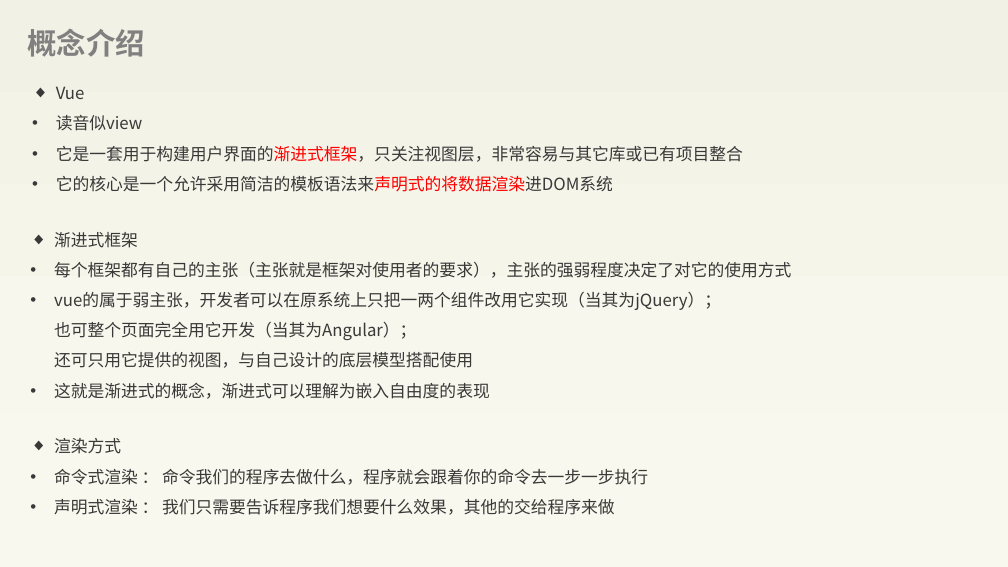
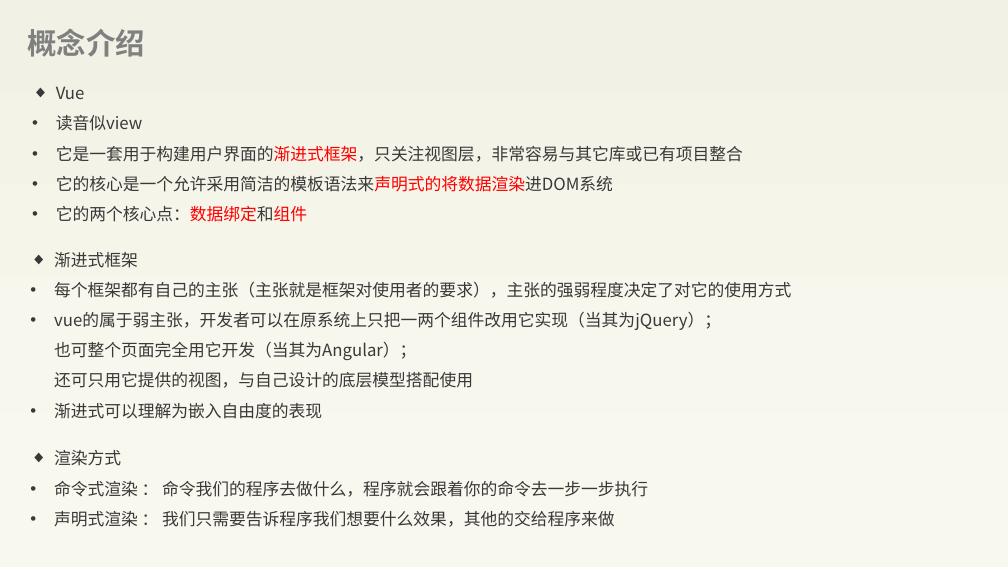
Before and after one commit to BinMarshall/studing, a slide deck: slide 15 of Vue/前端框架—Vue-郝彬彬-20180820.pptx. Drawn at 1008x567 pixels with LibreOffice and Linux fonts; fonts in the diff are those of the drawing. Boxes give left, top, right and bottom in pixels: in the first picture for what was removed or moved away, otherwise in the second. Text is boxed around its words. In the diff, an @@ line names an element or a change of style, - is before the commit and + after.

```diff
--- a/Vue/前端框架—Vue-郝彬彬-20180820.pptx
+++ b/Vue/前端框架—Vue-郝彬彬-20180820.pptx
@@ text at (56, 206, 307, 222): paragraph added @@
+• 它的两个核心点：数据绑定和组件
@@ text "渐进式框架": place and size @@
-text "渐进式框架" at (54, 232, 791, 399)
+text "渐进式框架" at (54, 252, 791, 419)
@@ text at (54, 403, 322, 419): text changed @@
-• 这就是渐进式的概念，渐进式可以理解为嵌入自由度的表现
+• 渐进式可以理解为嵌入自由度的表现
@@ text "渲染方式": place and size @@
-text "渲染方式" at (54, 438, 648, 515)
+text "渲染方式" at (54, 450, 648, 527)
```
Also in this commit, not shown: 12 other slides changed.
